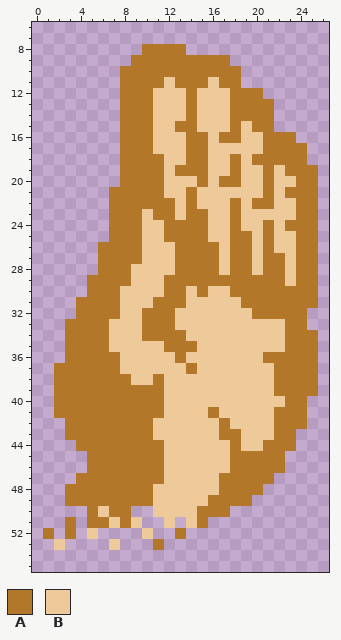
Two states of a pixel-art file, hand/App/texture/hand.aseprite. The picture above was drawn from the file before the commit.
32x64 pixels, 1 frame. Shown: x 0..26, y 6..55.
Palette (. is transparent): A #b37729  B #eeca9a
Pixels before, first column x 1:
 8 .........AAAA............
 9 ........AAAAAAAAA........
10 .......AAAAAAAAAAA.......
11 .......AAAABAAABAA.......
12 .......AAABBBABBBAAA.....
13 .......AAABBBABBBAAAA....
14 .......AAABBBABBBAAAA....
15 .......AAABBAABBBABAA....
16 .......AAABBBAABAABBAAA..
17 .......AAABBBAABBBBBAAAA.
18 .......AAAABBAABBABAAAAA.
19 .......AAAABAAABBABBABAAA
20 .......AAAABBBABAABBABBAA
21 ......AAAAABBABBBBBBABAAA
22 ......AAAAAABABBBABAABBAA
23 ......AAABAABAABBABBBBBAA
24 ......AAABBAAAABBABBABAAA
25 ......AAABBAAAABBAABABBAA
26 .....AAAABBBAAAABAABABBAA
27 .....AAAABBBAAAABAABAABAA
28 .....AAABBBBAAAABAABAABAA
29 ....AAAABBBAAAAAAAAAAABAA
30 ....AAABBBBAABABBAAAAAAAA
31 ...AAAABBBAAABBBBBAAAAAAA
32 ...AAAABBAAABBBBBBBAAAAA.
33 ..AAAABBBAAABBBBBBBBBBAA.
34 ..AAAABBBAAAABBBBBBBBBAAA
35 ..AAAABBBBBAAABBBBBBBBAAA
36 ..AAAAABBBBBABBBBBBBAAAAA
37 .AAAAAABBBBBBABBBBBBBAAAA
38 .AAAAAAABBABBBBBBBBBBAAAA
39 .AAAAAAAAAABBBBBBBBBBAAAA
40 .AAAAAAAAAABBBBBBBBBBBAA.
41 .AAAAAAAAAABBBBABBBBBAAA.
42 ..AAAAAAAABBBBBBABBBBAAA.
43 ..AAAAAAAABBBBBBAABBBAA..
44 ...AAAAAAAABBBBBBABBAAA..
45 ....AAAAAAABBBBBBAAAAA...
46 ....AAAAAAABBBBBBAAAAA...
47 ...AAAAAAAABBBBBAAAAA....
48 ..AAAAAAAABBBBBBAAAA.....
49 ..AAAAAAAABBBBBAAAA......
50 ....ABAA..BBBBAAA........
51 ..A.AABAB..B.BA..........
52 A.A.B....B..A............
53 .B....B...A..............
After:
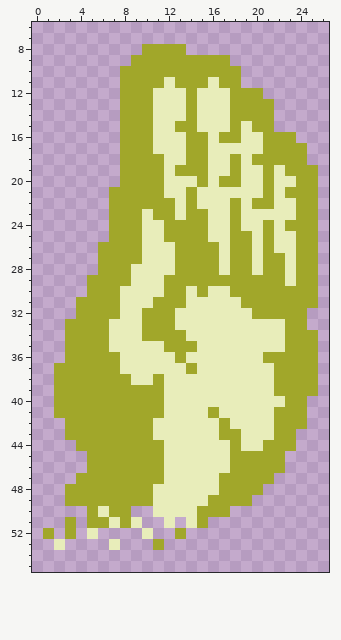
Changes in this commit:
colour A: #b37729 -> #a1a72a
colour B: #eeca9a -> #e8edba
Pixel boxes of the changes (left, top, right, bottom) in both pictures:
changed: (43, 44, 318, 550)
